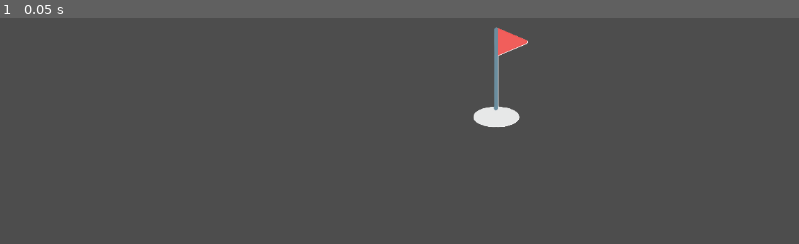
Above: before the commit, frame 1.
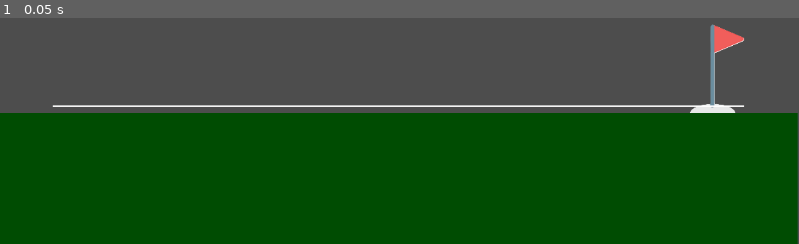
Above: after the commit, the same moment.

Repository: Isaac438/Gremlin-Graphing-Golf
Game: Godot game, scene res://scenes/world.tscn
Same seed, same stepped clock (60 frames per second), same inputs: the game is played once before the commit and once after it. Before the commit the project starts from res://world.tscn.
Inputs:
- Up to frame 1 (0.05 s): no input

The runs differ from the first frame. In frame 1, 60% of the frame differs, in the area x 0-100%, y 2-100%.

Commit message:
created graphing basics

Diff:
--- a/Game Files (From Godot)/debug_map.tscn
+++ /dev/null
@@ -1,23 +0,0 @@
-[gd_scene format=3 uid="uid://70bdfgke4mq1"]
-
-[ext_resource type="Texture2D" uid="uid://qmyaabmds0xj" path="res://hole.png" id="1_fmyhy"]
-[ext_resource type="Script" uid="uid://oegg4ij1q11p" path="res://hole.gd" id="1_sbu4c"]
-
-[sub_resource type="CircleShape2D" id="CircleShape2D_tb863"]
-radius = 34.0147
-
-[node name="Debug Map" type="Node2D" unique_id=1896642430]
-
-[node name="Hole" type="Node2D" parent="." unique_id=2069896056]
-script = ExtResource("1_sbu4c")
-
-[node name="Sprite2D" type="Sprite2D" parent="Hole" unique_id=1639165570]
-position = Vector2(721, 407)
-texture = ExtResource("1_fmyhy")
-
-[node name="Area2D" type="Area2D" parent="Hole" unique_id=330330896]
-position = Vector2(710, 457)
-
-[node name="CollisionShape2D" type="CollisionShape2D" parent="Hole/Area2D" unique_id=601386292]
-position = Vector2(6, 2)
-shape = SubResource("CircleShape2D_tb863")
--- a/Game Files (From Godot)/project.godot
+++ b/Game Files (From Godot)/project.godot
@@ -13,7 +13,7 @@
 config/name="Gremlin Graphing Golf"
 run/main_scene="uid://bogs0apghbkwh"
 config/features=PackedStringArray("4.6", "Forward Plus")
-config/icon="res://icon.svg"
+config/icon="res://textures/icon.svg"
 
 [autoload]
 
@@ -22,6 +22,7 @@
 [global_group]
 
 Ball=""
+Land=""
 
 [physics]
 
--- /dev/null
+++ b/Game Files (From Godot)/scenes/debug_map.tscn
@@ -0,0 +1,42 @@
+[gd_scene format=3 uid="uid://70bdfgke4mq1"]
+
+[ext_resource type="Texture2D" uid="uid://qmyaabmds0xj" path="res://textures/hole.png" id="1_fmyhy"]
+[ext_resource type="Script" uid="uid://oegg4ij1q11p" path="res://scripts/hole.gd" id="1_sbu4c"]
+
+[sub_resource type="CircleShape2D" id="CircleShape2D_tb863"]
+radius = 34.0147
+
+[sub_resource type="CanvasTexture" id="CanvasTexture_iv4pa"]
+
+[sub_resource type="RectangleShape2D" id="RectangleShape2D_speln"]
+size = Vector2(1151, 185)
+
+[node name="Debug Map" type="Node2D" unique_id=1896642430]
+
+[node name="Hole" type="Node2D" parent="." unique_id=2069896056]
+position = Vector2(1033, 403)
+script = ExtResource("1_sbu4c")
+
+[node name="Sprite2D" type="Sprite2D" parent="Hole" unique_id=1639165570]
+texture = ExtResource("1_fmyhy")
+
+[node name="Area2D" type="Area2D" parent="Hole" unique_id=330330896]
+position = Vector2(-5, 55)
+
+[node name="CollisionShape2D" type="CollisionShape2D" parent="Hole/Area2D" unique_id=601386292]
+shape = SubResource("CircleShape2D_tb863")
+
+[node name="Grass" type="Node2D" parent="." unique_id=955693489 groups=["Land"]]
+
+[node name="Sprite2D" type="Sprite2D" parent="Grass" unique_id=2116103149 groups=["Land"]]
+modulate = Color(0.03137255, 0.4862745, 0.02745098, 1)
+self_modulate = Color(0.08878011, 0.60850644, 0.2593206, 1)
+position = Vector2(575, 553.5)
+scale = Vector2(1150, 188.99995)
+texture = SubResource("CanvasTexture_iv4pa")
+
+[node name="StaticBody2D" type="StaticBody2D" parent="Grass" unique_id=176872852 groups=["Land"]]
+
+[node name="CollisionShape2D" type="CollisionShape2D" parent="Grass/StaticBody2D" unique_id=1797230902 groups=["Land"]]
+position = Vector2(574.5, 553.5)
+shape = SubResource("RectangleShape2D_speln")
--- /dev/null
+++ b/Game Files (From Godot)/scenes/graph.gd
@@ -0,0 +1,33 @@
+extends Node2D
+
+@export var expression_text := "-2.5"
+@export var graph_scale := 50.0
+@export var point_count := 400
+
+var expression := Expression.new()
+
+func _ready():
+	expression.parse(expression_text, ["x"])
+	queue_redraw()
+
+func _draw():
+	var last_point = null
+	for i in range(point_count):
+		var x = (i - point_count / 2.0) / 20.0
+
+		var y = expression.execute([x])
+
+		if expression.has_execute_failed():
+			return
+
+		var screen_pos = Vector2(
+			x * graph_scale,
+			-y * graph_scale
+		)
+
+		screen_pos += get_viewport_rect().size / 2.0
+
+		if last_point != null:
+			draw_line(last_point, screen_pos, Color.WHITE, 2.0)
+
+		last_point = screen_pos
--- a/Game Files (From Godot)/graph_and_ball.tscn
+++ b/Game Files (From Godot)/scenes/graph_and_ball.tscn
@@ -1,7 +1,10 @@
 [gd_scene format=3 uid="uid://cdm3gld50tkkc"]
+
+[ext_resource type="Script" uid="uid://cq4qy6bv8yey2" path="res://scenes/graph.gd" id="1_ha80p"]
 
 [node name="Graph and Ball" type="Node2D" unique_id=1823489549]
 
 [node name="Graph" type="Node2D" parent="." unique_id=363621363]
+script = ExtResource("1_ha80p")
 
 [node name="Ball" type="Node2D" parent="." unique_id=1855845159 groups=["Ball"]]
--- a/Game Files (From Godot)/world.tscn
+++ b/Game Files (From Godot)/scenes/world.tscn
@@ -1,7 +1,7 @@
 [gd_scene format=3 uid="uid://bogs0apghbkwh"]
 
-[ext_resource type="PackedScene" uid="uid://70bdfgke4mq1" path="res://debug_map.tscn" id="1_f3sb7"]
-[ext_resource type="PackedScene" uid="uid://cdm3gld50tkkc" path="res://graph_and_ball.tscn" id="2_fj7yv"]
+[ext_resource type="PackedScene" uid="uid://70bdfgke4mq1" path="res://scenes/debug_map.tscn" id="1_f3sb7"]
+[ext_resource type="PackedScene" uid="uid://cdm3gld50tkkc" path="res://scenes/graph_and_ball.tscn" id="2_fj7yv"]
 
 [node name="World" type="Node2D" unique_id=1097209741]
 
--- a/Game Files (From Godot)/hole.gd
+++ b/Game Files (From Godot)/scripts/hole.gd
@@ -9,5 +9,7 @@
 func _on_body_entered(body):
 	if body.is_in_group("Ball"):
 		print("Great Shot!")
+	elif body.is_in_group("Land"):
+		pass
 	else:
 		print("Well it wasn't a ball but whatever...")
Not shown, added: Game Files (From Godot)/scenes/graph.gd.uid
Renamed: Game Files (From Godot)/global.gd -> Game Files (From Godot)/scripts/global.gd
Renamed: Game Files (From Godot)/global.gd.uid -> Game Files (From Godot)/scripts/global.gd.uid
Renamed: Game Files (From Godot)/hole.gd.uid -> Game Files (From Godot)/scripts/hole.gd.uid
Renamed: Game Files (From Godot)/hole.png -> Game Files (From Godot)/textures/hole.png
Not shown, changed: Game Files (From Godot)/textures/hole.png.import
Renamed: Game Files (From Godot)/icon.svg -> Game Files (From Godot)/textures/icon.svg
Not shown, changed: Game Files (From Godot)/textures/icon.svg.import
Not shown, changed: .DS_Store
Not shown, added: Game Files (From Godot)/.DS_Store
Not shown, added: Game Files (From Godot)/textures/.DS_Store
